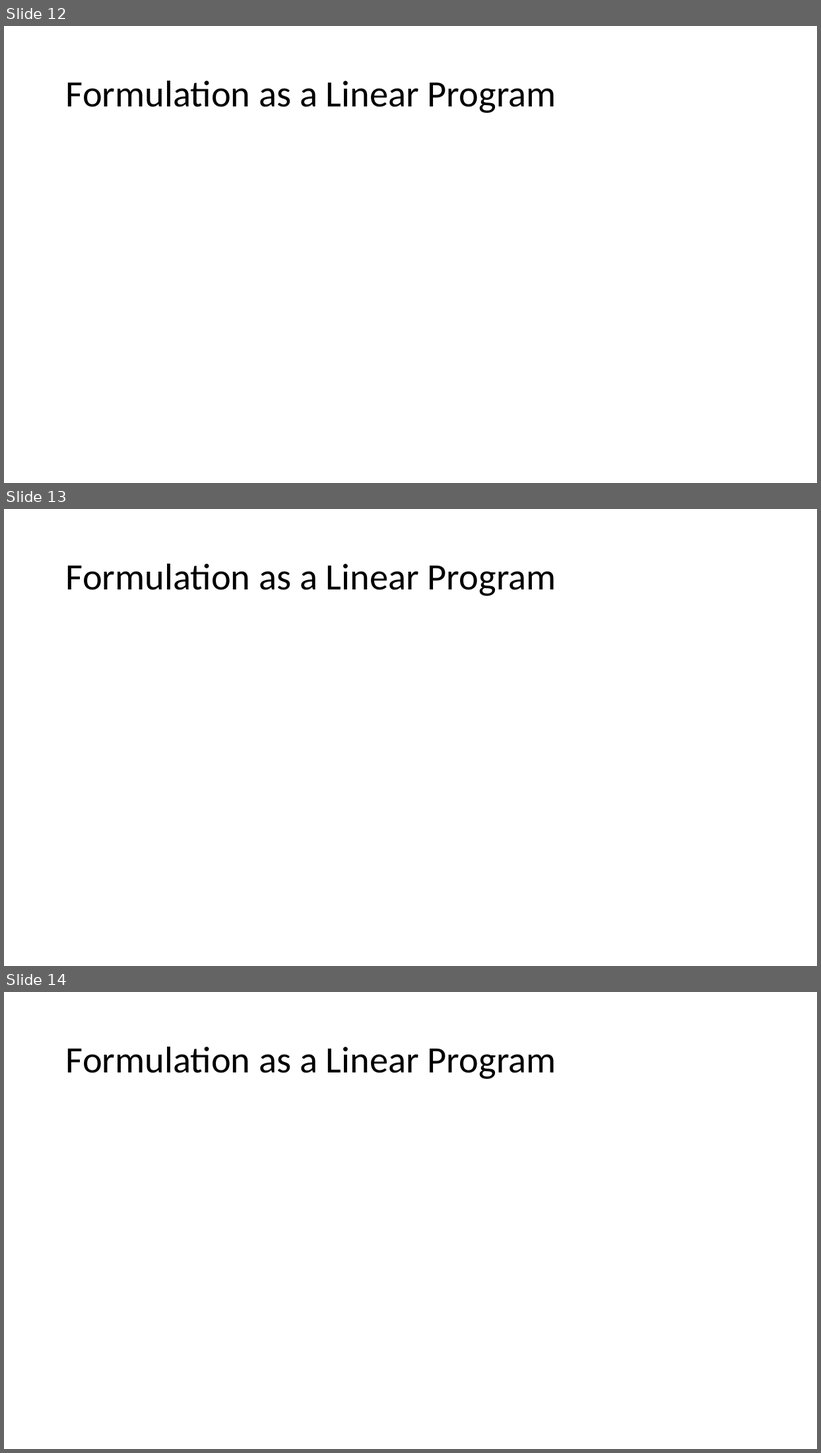
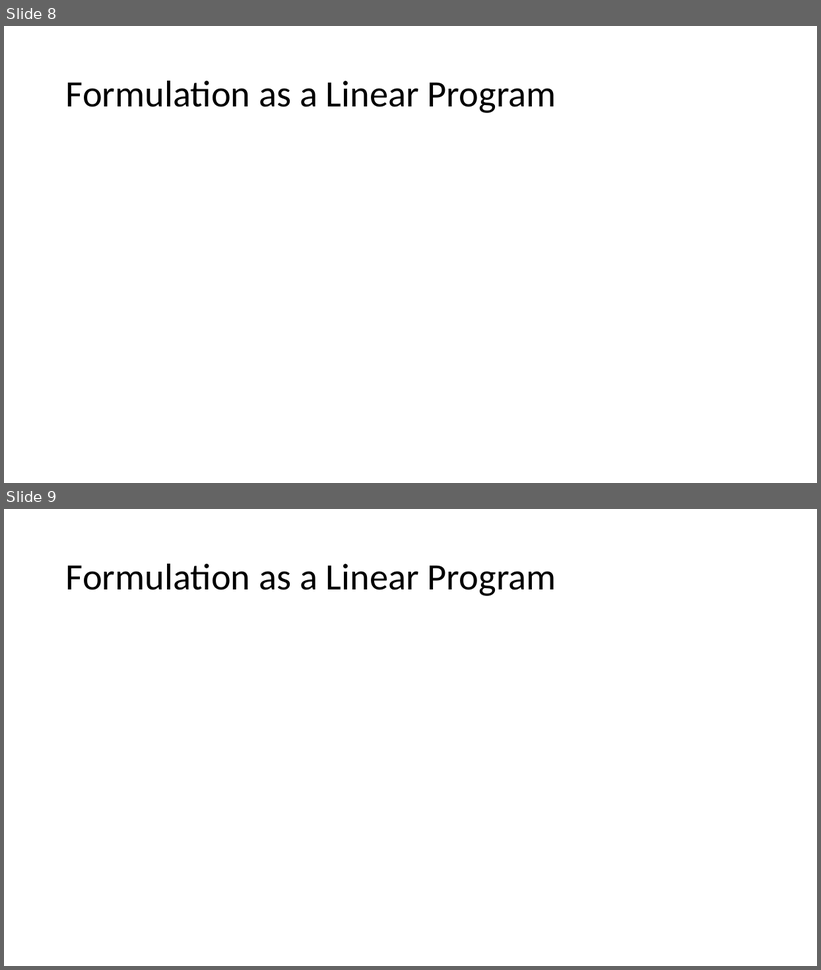
Before and after one commit to Speedphil544/Vortrag, a slide deck: MMCFP.pptx. Shown one above the other, each under a label of ours: slides 12, 13 and 14 before the commit, slides 8 and 9 after it. The pictures are 821x1453 and 821x970 pixels, drawn with LibreOffice and Linux fonts; fonts in the diff are those of the drawing; grey boxes stand for pictures. Boxes give left, top, right and bottom in pixels: in the first picture for what was removed or moved away, otherwise in the second. Text is boxed around its words. In the diff, an @@ line names an element or a change of style, - is before the commit and + after.

```diff
--- a/MMCFP.pptx
+++ b/MMCFP.pptx
@@ slide 13 removed at [4,509,817,966], background #FFFFFF @@
@@ title removed at [66,563,556,596] @@
-Formulation as a Linear Program
@@ what was slide 12 is now slide 8 @@
@@ what was slide 14 is now slide 9 @@
```
Also in this commit, not shown: 6 slides changed, 2 slides added, 7 other slides removed.
